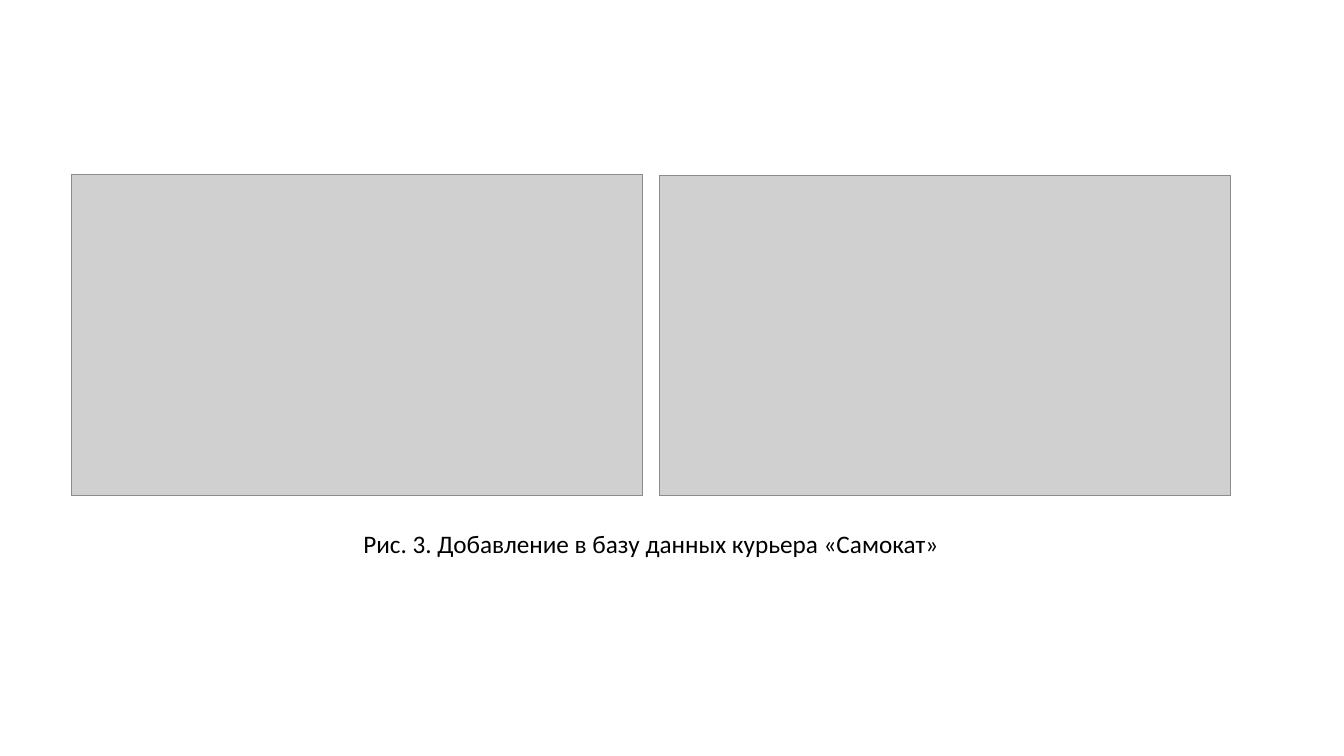
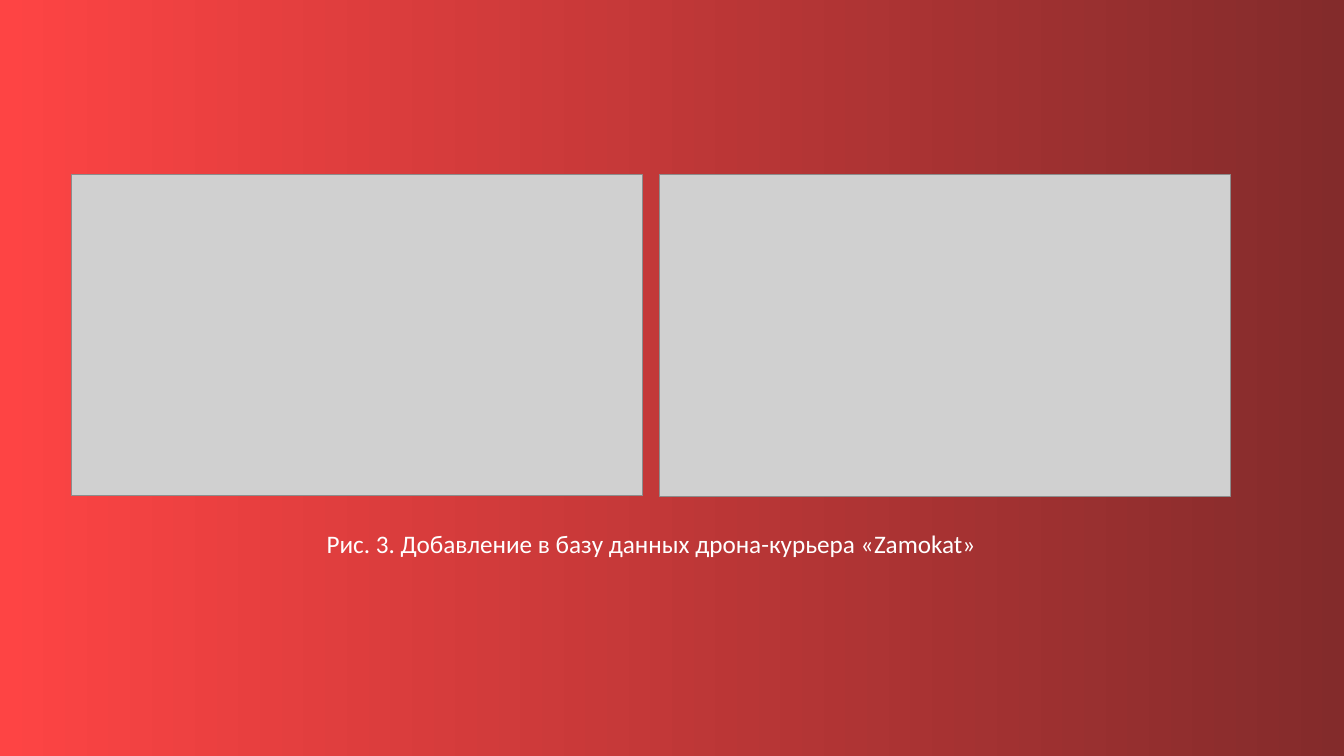
Before and after one commit to artemnaplavkov/Samokat_Website, a slide deck: slide 8 of Проект самокат bruh.pptx. Drawn at 1344x756 pixels with LibreOffice and Linux fonts; fonts in the diff are those of the drawing; grey boxes stand for pictures. Boxes give left, top, right and bottom in pixels: in the first picture for what was removed or moved away, otherwise in the second. Text is boxed around its words. In the diff, an @@ line names an element or a change of style, - is before the commit and + after.

```diff
--- a/Проект самокат bruh.pptx
+++ b/Проект самокат bruh.pptx
@@ background #FFFFFF to gradient #FE4444 to #832B2B @@
@@ text at bbox=[327, 535, 976, 557]: text changed; text colour #000000 to #FFFFFF @@
-Рис. 3. Добавление в базу данных курьера «Самокат»
+Рис. 3. Добавление в базу данных дрона-курьера «Zamokat»
```
Also in this commit, not shown: 11 other slides changed.
